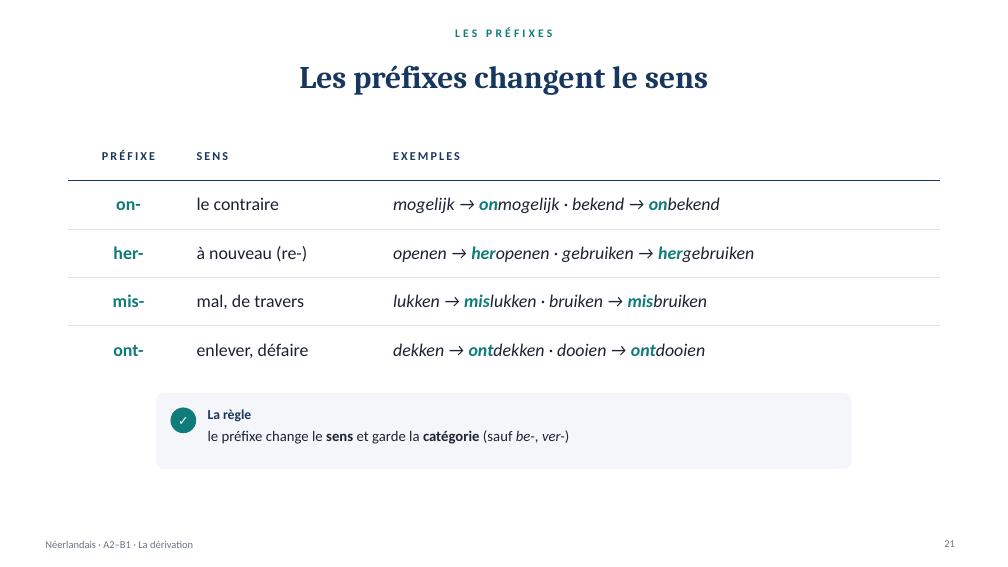
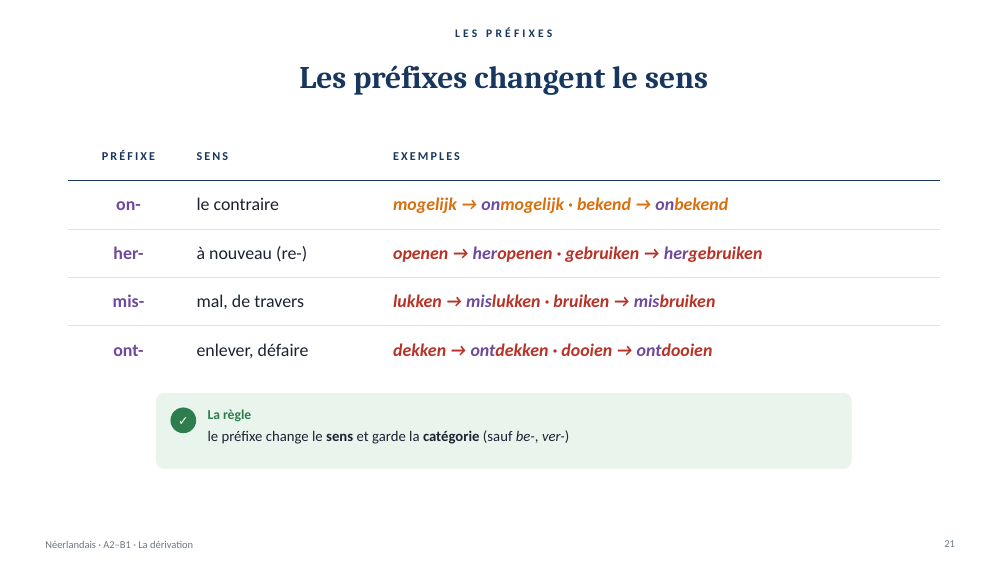
Before and after one commit to ajouniaux/talenleren, a slide deck: slide 21 of neerlandais1/powerpoints/Afleiding_La_derivation.pptx. Drawn at 1008x567 pixels with LibreOffice and Linux fonts; fonts in the diff are those of the drawing. Boxes give left, top, right and bottom in pixels: in the first picture for what was removed or moved away, otherwise in the second. Text is boxed around its words. In the diff, an @@ line names an element or a change of style, - is before the commit and + after.

```diff
--- a/neerlandais1/powerpoints/Afleiding_La_derivation.pptx
+++ b/neerlandais1/powerpoints/Afleiding_La_derivation.pptx
@@ text "LES PRÉFIXES" at (x1=455, y1=27, x2=552, y2=37): text colour #0F7B7A to #17375E @@
@@ table at (x1=68, y1=132, x2=940, y2=362) @@
@@ text colour #0F7B7A to #6E4A9E in "on-", "onmogelijk onbekend", "her-", "heropenen hergebruiken" and 4 more places @@
@@ text colour #1B2333 to #D9700F in "mogelijk → onmogelijk · bekend → onbekend" @@
@@ bold on in "mogelijk → onmogelijk · bekend → onbekend", "openen → heropenen · gebruiken → hergebruiken", "lukken → mislukken · bruiken → misbruiken", "dekken → ontdekken · dooien → ontdooien" @@
@@ text colour #1B2333 to #B83227 in "openen → heropenen · gebruiken → hergebruiken", "lukken → mislukken · bruiken → misbruiken", "dekken → ontdekken · dooien → ontdooien" @@
@@ rounded rectangle at (x1=156, y1=393, x2=851, y2=469): fill #F4F6F9 to #E8F4EC @@
@@ ellipse at (x1=170, y1=408, x2=196, y2=433): fill #0F7B7A to #2E7D4F @@
@@ text "La règle" at (x1=208, y1=409, x2=251, y2=422): text colour #17375E to #2E7D4F @@
```
Also in this commit, not shown: 53 other slides changed, 3 other files.
